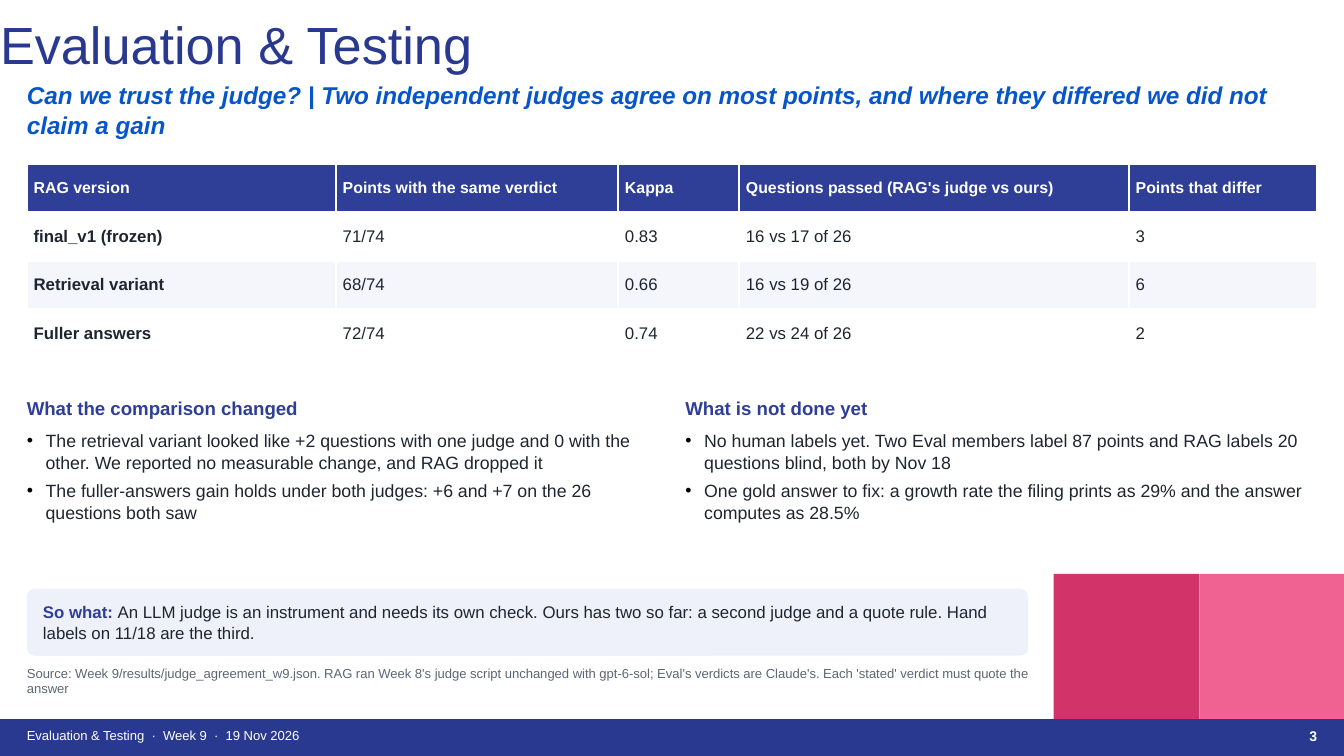
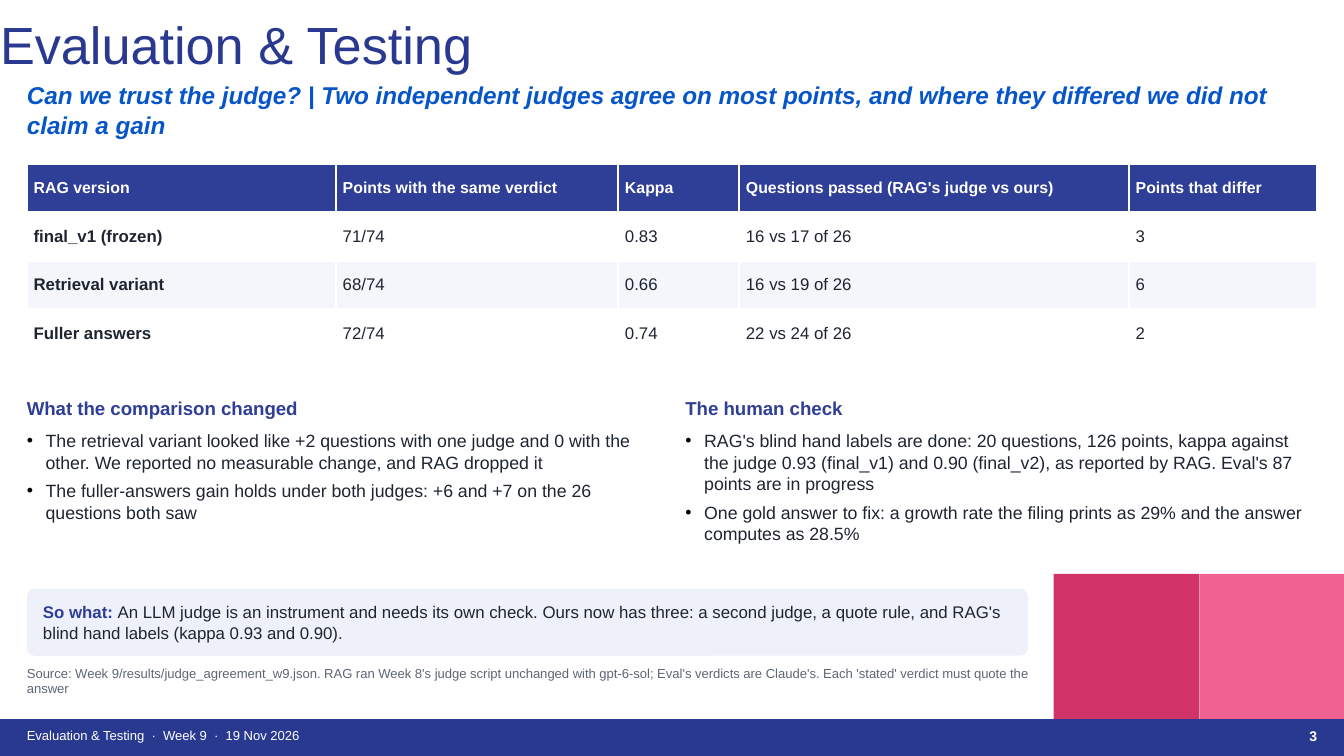
Before and after one commit to thomassong0604-oss/kpmg-eval, a slide deck: slide 3 of Week 9/deck/KPMG_Eval_Week9_11-19.pptx. Drawn at 1344x756 pixels with LibreOffice and Linux fonts; fonts in the diff are those of the drawing. Boxes give left, top, right and bottom in pixels: in the first picture for what was removed or moved away, otherwise in the second. Text is boxed around its words. In the diff, an @@ line names an element or a change of style, - is before the commit and + after.

```diff
--- a/Week 9/deck/KPMG_Eval_Week9_11-19.pptx
+++ b/Week 9/deck/KPMG_Eval_Week9_11-19.pptx
@@ text at [685,401,843,415]: text changed @@
-What is not done yet
+The human check
@@ text at [704,434,1293,494]: text changed @@
-• No human labels yet. Two Eval members label 87 points and RAG labels 20 questions blind, both by Nov 18
+• RAG's blind hand labels are done: 20 questions, 126 points, kappa against the judge 0.93 (final_v1) and 0.90 (final_v2), as reported by RAG. Eval's 87 points are in progress
@@ text at [43,606,1000,643]: text changed @@
-So what: An LLM judge is an instrument and needs its own check. Ours has two so far: a second judge and a quote rule. Hand labels on 11/18 are the third.
+So what: An LLM judge is an instrument and needs its own check. Ours now has three: a second judge, a quote rule, and RAG's blind hand labels (kappa 0.93 and 0.90).
```
Also in this commit, not shown: 2 other slides changed, 3 other files.
